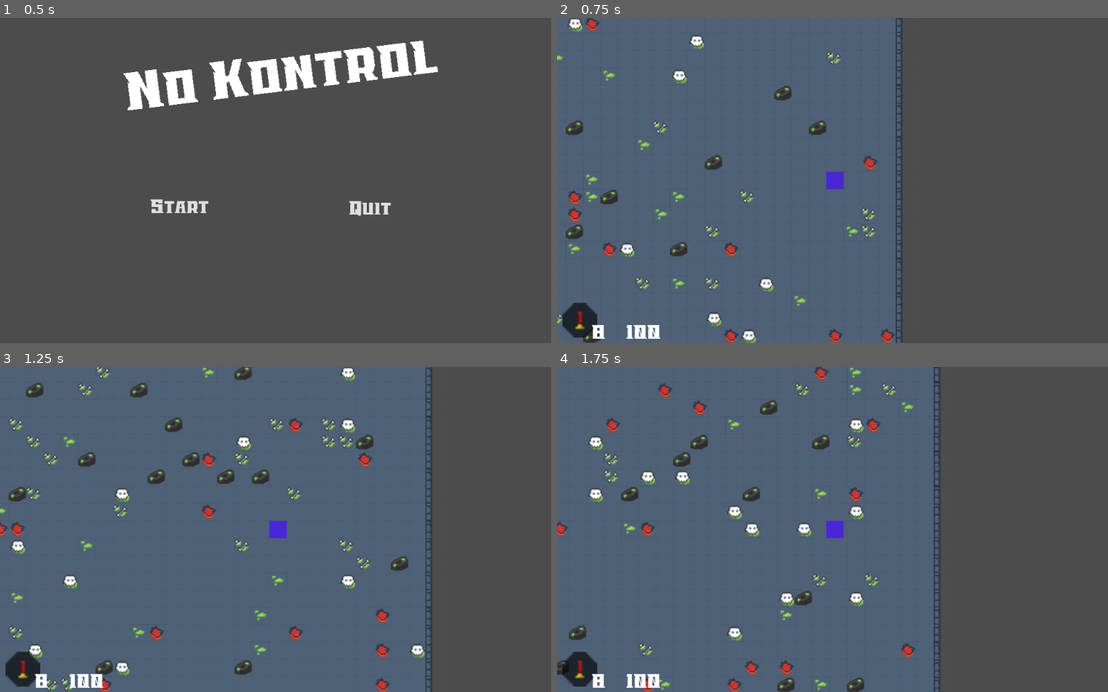
Above: before the commit, frames 1-4 (two rows, left to right).
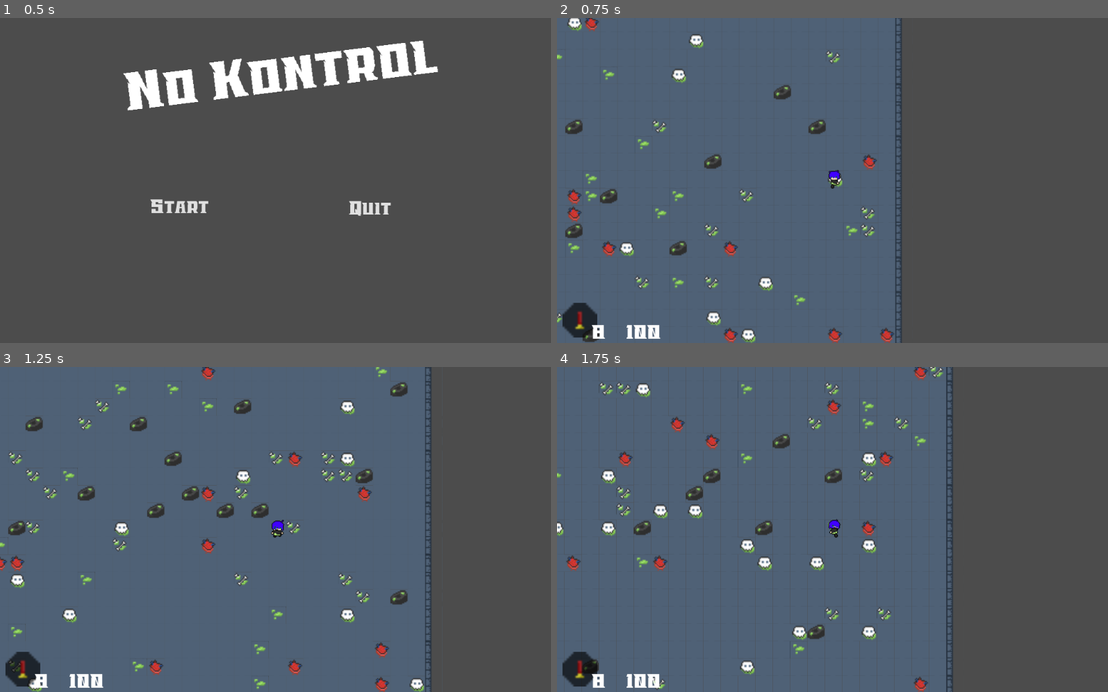
Above: after the commit, the same moments.

Repository: navett52/GMTK2020JamEntry
Game: Godot game, scene res://Menu.tscn
The game is run twice, just before and just after one commit, with the same random seed, the same clock (stepped at 60 frames per second) and the same inputs. The engine's default icon, where the game draws it, is replaced by a stand-in: a white triangle on a blue panel in a dark square. Sound files missing from this copy of the repository are replaced by a short silence.
Inputs (mouse positions are in pixels of both pictures, inside the frame that each line leads up to):
- Up to frame 1 (0.5 s): no input
- Up to frame 2 (0.75 s): click "Start" at 0.5 s
- Up to frame 3 (1.25 s): no input
- Up to frame 4 (1.75 s): move the mouse to (959, 513) at 1.27 s; hold D (move_right) from 1.28 s (still down); right-click (959, 513) at 1.35 s

Frame 1 is identical in both runs. In frame 2, 2.4% of the frame differs, in the area x 0-63%, y 0-100%; in frame 3, 8.5%; in frame 4, 10%, in the area x 0-72%, y 0-100%.

Commit message:
added animations

Diff:
--- a/Hero/Hero.tscn
+++ b/Hero/Hero.tscn
@@ -1,12 +1,182 @@
-[gd_scene load_steps=6 format=2]
-
-[ext_resource path="res://Art/Sprites/Hero_Placeholder.png" type="Texture" id=1]
+[gd_scene load_steps=39 format=2]
+
+[ext_resource path="res://Art/Sprites/max walk back.png" type="Texture" id=1]
 [ext_resource path="res://Hero/Hero.gd" type="Script" id=2]
 [ext_resource path="res://Hero/Gun.tscn" type="PackedScene" id=3]
 [ext_resource path="res://Hero/HUD.tscn" type="PackedScene" id=4]
-
-[sub_resource type="RectangleShape2D" id=1]
-extents = Vector2( 8, 8 )
+[ext_resource path="res://Art/Sprites/max walk fowarde.png" type="Texture" id=5]
+[ext_resource path="res://Art/Sprites/max walk lefte.png" type="Texture" id=6]
+
+[sub_resource type="AtlasTexture" id=1]
+flags = 4
+atlas = ExtResource( 6 )
+region = Rect2( 0, 0, 31, 25 )
+
+[sub_resource type="AtlasTexture" id=2]
+flags = 4
+atlas = ExtResource( 6 )
+region = Rect2( 31, 0, 31, 25 )
+
+[sub_resource type="AtlasTexture" id=3]
+flags = 4
+atlas = ExtResource( 6 )
+region = Rect2( 62, 0, 31, 25 )
+
+[sub_resource type="AtlasTexture" id=4]
+flags = 4
+atlas = ExtResource( 6 )
+region = Rect2( 93, 0, 31, 25 )
+
+[sub_resource type="AtlasTexture" id=5]
+flags = 4
+atlas = ExtResource( 6 )
+region = Rect2( 124, 0, 31, 25 )
+
+[sub_resource type="AtlasTexture" id=6]
+flags = 4
+atlas = ExtResource( 6 )
+region = Rect2( 155, 0, 31, 25 )
+
+[sub_resource type="AtlasTexture" id=7]
+flags = 4
+atlas = ExtResource( 6 )
+region = Rect2( 186, 0, 31, 25 )
+
+[sub_resource type="AtlasTexture" id=8]
+flags = 4
+atlas = ExtResource( 6 )
+region = Rect2( 217, 0, 31, 25 )
+
+[sub_resource type="AtlasTexture" id=9]
+flags = 4
+atlas = ExtResource( 6 )
+region = Rect2( 248, 0, 31, 25 )
+
+[sub_resource type="AtlasTexture" id=10]
+flags = 4
+atlas = ExtResource( 6 )
+region = Rect2( 279, 0, 31, 25 )
+
+[sub_resource type="AtlasTexture" id=11]
+flags = 4
+atlas = ExtResource( 1 )
+region = Rect2( 0, 0, 32, 37 )
+
+[sub_resource type="AtlasTexture" id=12]
+flags = 4
+atlas = ExtResource( 1 )
+region = Rect2( 32, 0, 32, 37 )
+
+[sub_resource type="AtlasTexture" id=13]
+flags = 4
+atlas = ExtResource( 1 )
+region = Rect2( 64, 0, 32, 37 )
+
+[sub_resource type="AtlasTexture" id=14]
+flags = 4
+atlas = ExtResource( 1 )
+region = Rect2( 96, 0, 32, 37 )
+
+[sub_resource type="AtlasTexture" id=15]
+flags = 4
+atlas = ExtResource( 1 )
+region = Rect2( 128, 0, 32, 37 )
+
+[sub_resource type="AtlasTexture" id=16]
+flags = 4
+atlas = ExtResource( 1 )
+region = Rect2( 160, 0, 32, 37 )
+
+[sub_resource type="AtlasTexture" id=17]
+flags = 4
+atlas = ExtResource( 1 )
+region = Rect2( 192, 0, 32, 37 )
+
+[sub_resource type="AtlasTexture" id=18]
+flags = 4
+atlas = ExtResource( 1 )
+region = Rect2( 224, 0, 32, 37 )
+
+[sub_resource type="AtlasTexture" id=19]
+flags = 4
+atlas = ExtResource( 1 )
+region = Rect2( 256, 0, 32, 37 )
+
+[sub_resource type="AtlasTexture" id=20]
+flags = 4
+atlas = ExtResource( 1 )
+region = Rect2( 288, 0, 32, 37 )
+
+[sub_resource type="AtlasTexture" id=21]
+flags = 4
+atlas = ExtResource( 5 )
+region = Rect2( 0, 0, 33, 39 )
+
+[sub_resource type="AtlasTexture" id=22]
+flags = 4
+atlas = ExtResource( 5 )
+region = Rect2( 33, 0, 33, 39 )
+
+[sub_resource type="AtlasTexture" id=23]
+flags = 4
+atlas = ExtResource( 5 )
+region = Rect2( 66, 0, 33, 39 )
+
+[sub_resource type="AtlasTexture" id=24]
+flags = 4
+atlas = ExtResource( 5 )
+region = Rect2( 99, 0, 33, 39 )
+
+[sub_resource type="AtlasTexture" id=25]
+flags = 4
+atlas = ExtResource( 5 )
+region = Rect2( 132, 0, 33, 39 )
+
+[sub_resource type="AtlasTexture" id=26]
+flags = 4
+atlas = ExtResource( 5 )
+region = Rect2( 165, 0, 33, 39 )
+
+[sub_resource type="AtlasTexture" id=27]
+flags = 4
+atlas = ExtResource( 5 )
+region = Rect2( 198, 0, 33, 39 )
+
+[sub_resource type="AtlasTexture" id=28]
+flags = 4
+atlas = ExtResource( 5 )
+region = Rect2( 231, 0, 33, 39 )
+
+[sub_resource type="AtlasTexture" id=29]
+flags = 4
+atlas = ExtResource( 5 )
+region = Rect2( 264, 0, 33, 39 )
+
+[sub_resource type="AtlasTexture" id=30]
+flags = 4
+atlas = ExtResource( 5 )
+region = Rect2( 297, 0, 33, 39 )
+
+[sub_resource type="SpriteFrames" id=31]
+animations = [ {
+"frames": [ SubResource( 1 ), SubResource( 2 ), SubResource( 3 ), SubResource( 4 ), SubResource( 5 ), SubResource( 6 ), SubResource( 7 ), SubResource( 8 ), SubResource( 9 ), SubResource( 10 ) ],
+"loop": true,
+"name": "left",
+"speed": 15.0
+}, {
+"frames": [ SubResource( 11 ), SubResource( 12 ), SubResource( 13 ), SubResource( 14 ), SubResource( 15 ), SubResource( 16 ), SubResource( 17 ), SubResource( 18 ), SubResource( 19 ), SubResource( 20 ) ],
+"loop": true,
+"name": "up",
+"speed": 15.0
+}, {
+"frames": [ SubResource( 21 ), SubResource( 22 ), SubResource( 23 ), SubResource( 24 ), SubResource( 25 ), SubResource( 26 ), SubResource( 27 ), SubResource( 28 ), SubResource( 29 ), SubResource( 30 ) ],
+"loop": true,
+"name": "down",
+"speed": 15.0
+} ]
+
+[sub_resource type="RectangleShape2D" id=32]
+extents = Vector2( 6.41051, 8 )
 
 [node name="Hero" type="KinematicBody2D"]
 z_index = 5
@@ -15,11 +185,17 @@
 
 [node name="HUD" parent="." instance=ExtResource( 4 )]
 
-[node name="Sprite" type="Sprite" parent="."]
-texture = ExtResource( 1 )
+[node name="Sprite" type="AnimatedSprite" parent="."]
+position = Vector2( -0.554713, -1.05795 )
+scale = Vector2( 0.644144, 0.674822 )
+frames = SubResource( 31 )
+animation = "up"
+frame = 5
+playing = true
 
 [node name="CollisionShape2D" type="CollisionShape2D" parent="."]
-shape = SubResource( 1 )
+position = Vector2( 1.11362, -0.890898 )
+shape = SubResource( 32 )
 
 [node name="Gun" parent="." instance=ExtResource( 3 )]
 
Binary file added: Art/Sprites/max walk back.png
Not shown, added: Art/Sprites/max walk back.png.import
Binary file added: Art/Sprites/max walk fowarde.png
Not shown, added: Art/Sprites/max walk fowarde.png.import
Binary file added: Art/Sprites/max walk lefte.png
Not shown, added: Art/Sprites/max walk lefte.png.import
